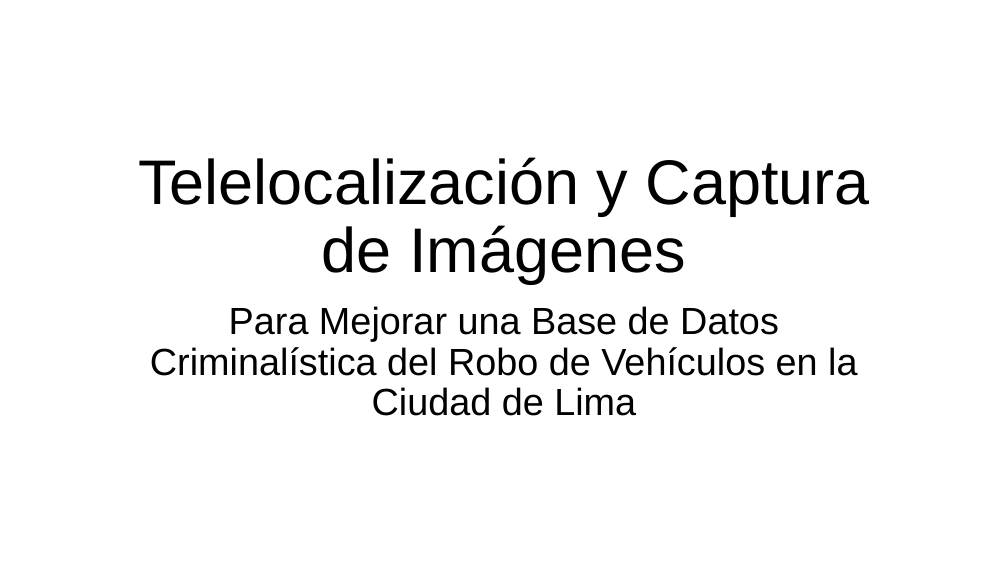
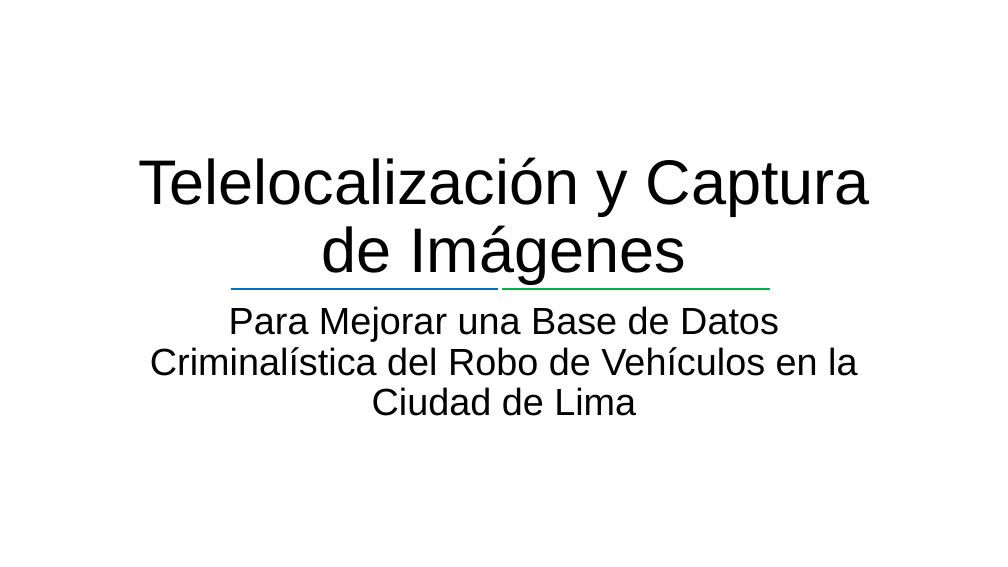
Before and after one commit to aludena18/Tesis, a slide deck: slide 1 of Telelocalización y Captura de Imágenes.pptx. Drawn at 1008x567 pixels with LibreOffice and Linux fonts; fonts in the diff are those of the drawing. Boxes give left, top, right and bottom in pixels: in the first picture for what was removed or moved away, otherwise in the second. Text is boxed around its words. In the diff, an @@ line names an element or a change of style, - is before the commit and + after.

```diff
--- a/Telelocalización y Captura de Imágenes.pptx
+++ b/Telelocalización y Captura de Imágenes.pptx
@@ line added from (231, 289) to (498, 289), #0070C0 1.5 pt @@
@@ line added from (502, 289) to (770, 289), #00B050 1.5 pt @@
```
Also in this commit, not shown: 14 other slides changed, 1 other file.
